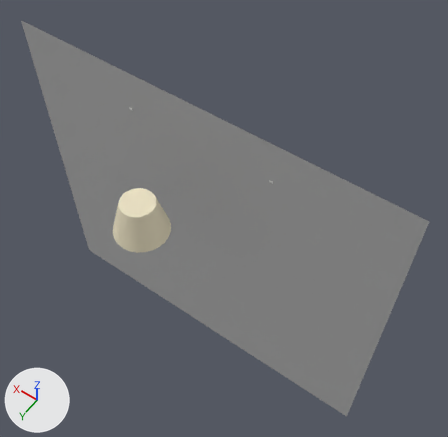
Renders of the glTF model production/assets/cloud-week/house-windows/hw_S22.glb from each side of a commit.
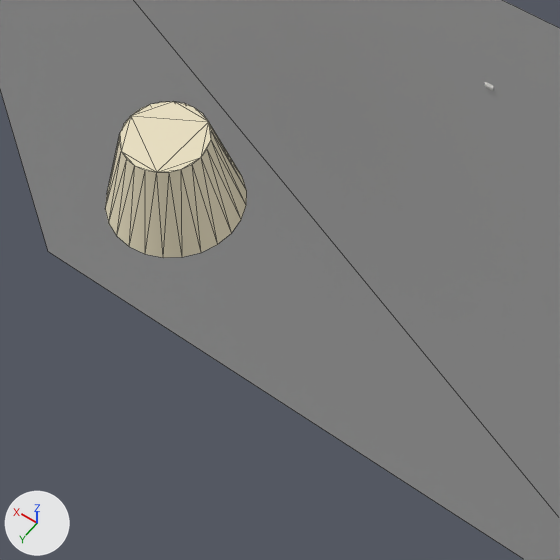
Each version is shown whole from a camera (50 mm lens) standing at (-1.658, 2.32, 4.426) and looking at (-0.105, 0.146, 1.01), then close up on the part from 15% to 67% of the width and 33% to 86% of the height. Lighting does not change. The marker at lower left points along +X, +Y and +Z. The first two pictures are the older version. The close-ups show mesh edges as thin lines. Where no turn or scale is listed for an object, it has been applied to the vertices.

In view in the first close-up: 'pendant__shade', 'room__card' and 1 more.
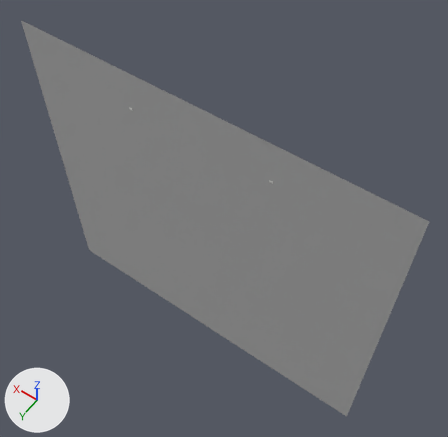
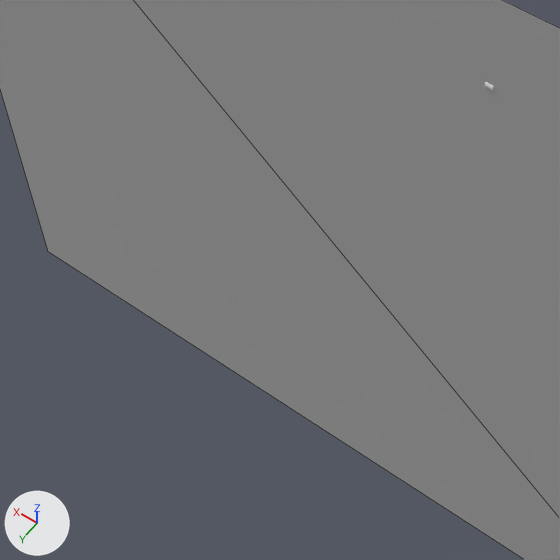
Boxes [x1, y1, x2, y2] around the edits, measured in the close-ups (560 x 560 px):
'pendant__shade', deleted (beige)
    before: [105, 101, 247, 258]

The change in detail:
Object 'pendant__shade' (ob_pendant__shade) is deleted.
